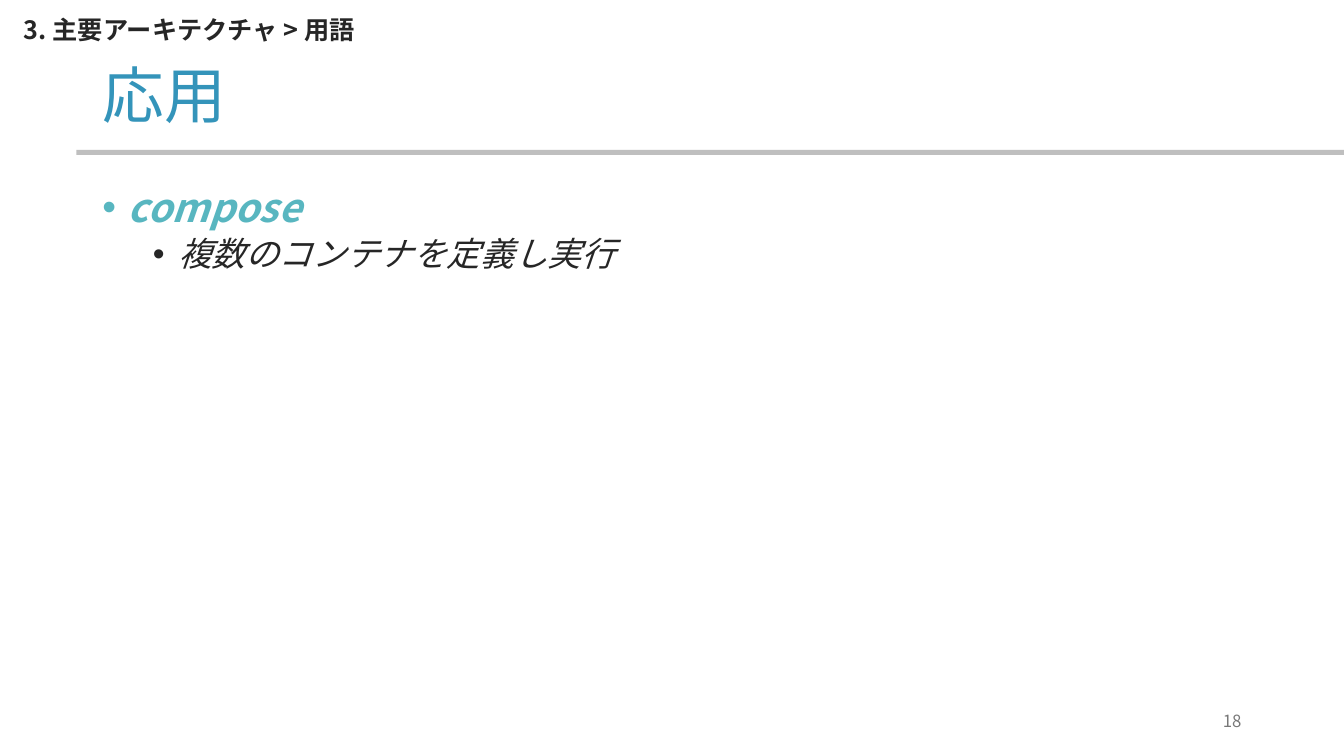
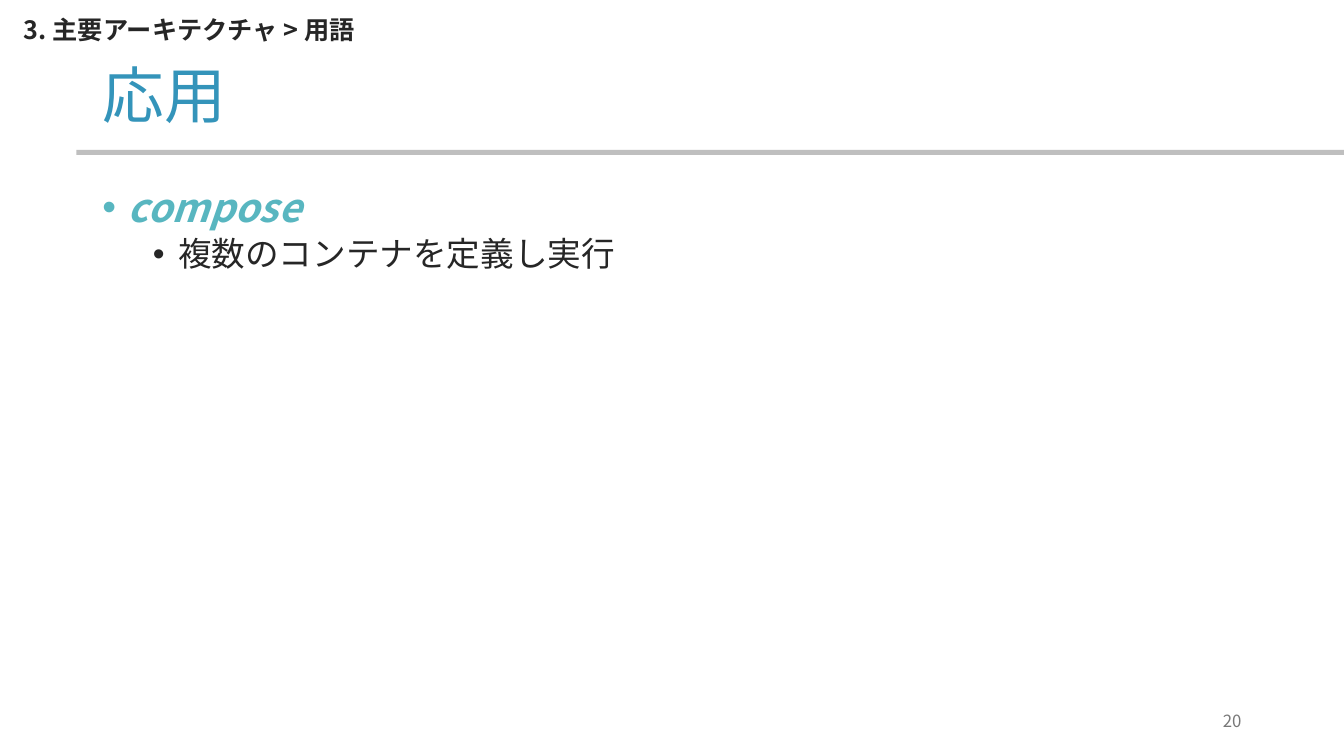
Before and after one commit to yamada-ai/java-prac, a slide deck: slide 20 of docker-container.pptx (slide 18 before the commit). Drawn at 1344x756 pixels with LibreOffice and Linux fonts; fonts in the diff are those of the drawing; background and template pictures are left out. Boxes give left, top, right and bottom in pixels: in the first picture for what was removed or moved away, otherwise in the second. Text is boxed around its words. In the diff, an @@ line names an element or a change of style, - is before the commit and + after.

```diff
--- a/docker-container.pptx
+++ b/docker-container.pptx
@@ text at [178, 237, 615, 269]: italic off in "複数のコンテナを定義し実行" @@
@@ page number at [1223, 714, 1242, 727]: text changed @@
-18
+20
```
Also in this commit, not shown: 7 other slides changed, 2 slides added.
